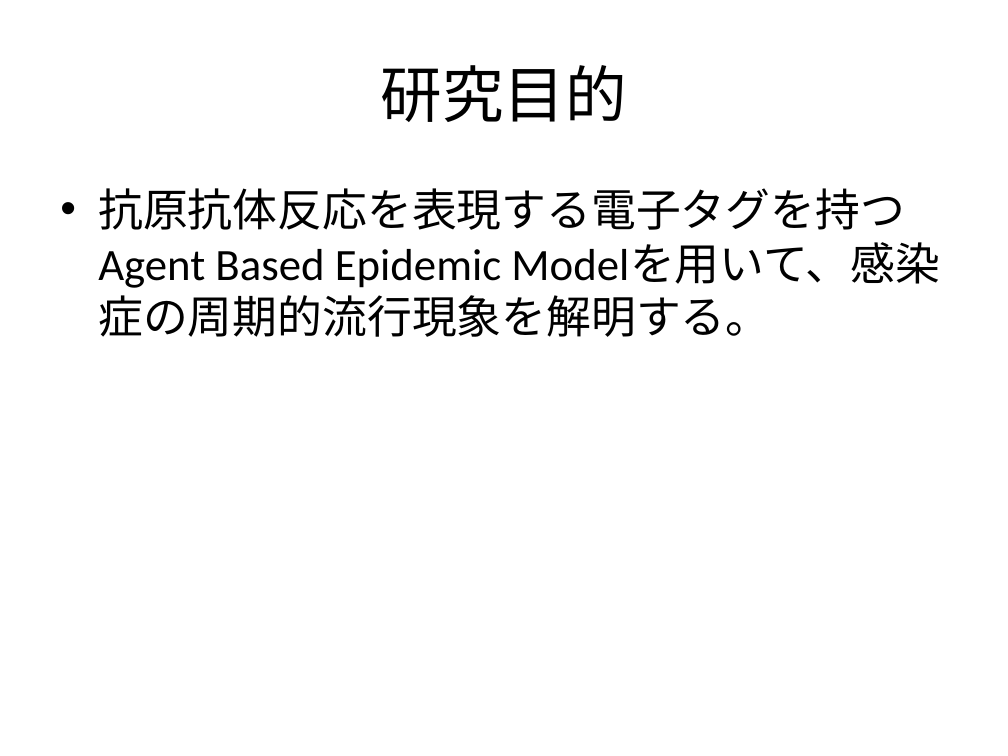
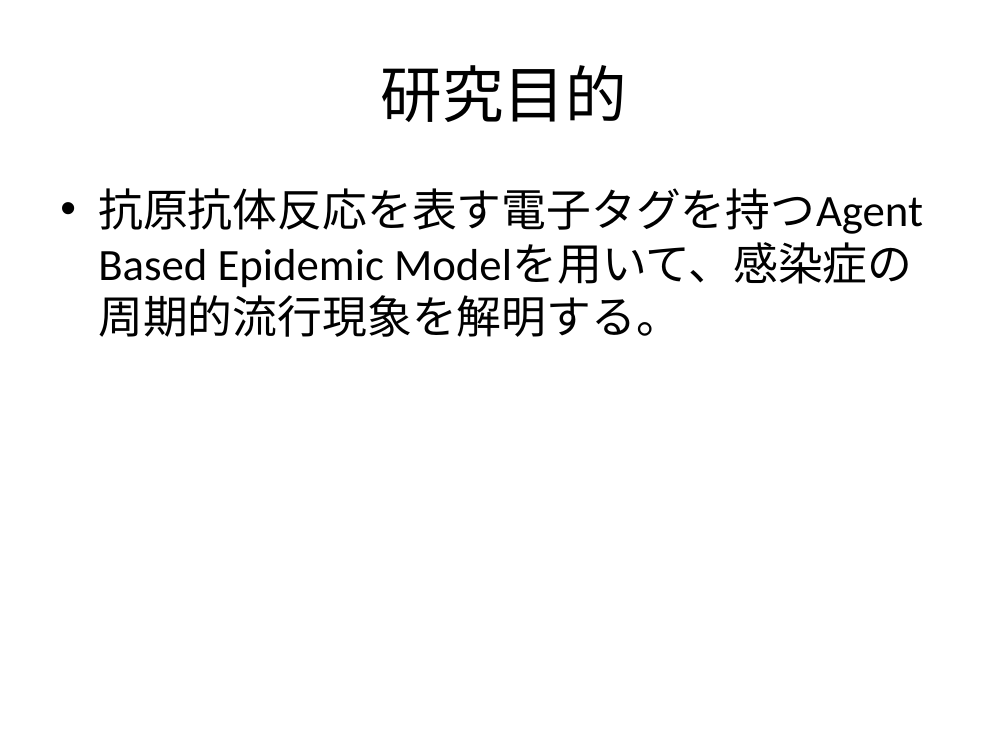
Before and after one commit to nkud/Research-BB, a slide deck: slide 3 of PPT/卒業研究.pptx. Drawn at 1008x756 pixels with LibreOffice and Linux fonts; fonts in the diff are those of the drawing. Boxes give left, top, right and bottom in pixels: in the first picture for what was removed or moved away, otherwise in the second. Text is boxed around its words. In the diff, an @@ line names an element or a change of style, - is before the commit and + after.

```diff
--- a/PPT/卒業研究.pptx
+++ b/PPT/卒業研究.pptx
@@ text at bbox=[98, 188, 923, 337]: text changed @@
-• 抗原抗体反応を表現する電子タグを持つAgent Based Epidemic Modelを用いて、感染症の周期的流行現象を解明する。
+• 抗原抗体反応を表す電子タグを持つAgent Based Epidemic Modelを用いて、感染症の周期的流行現象を解明する。
```
Also in this commit, not shown: 5 other slides changed, 3 slides added, 1 slide removed.
